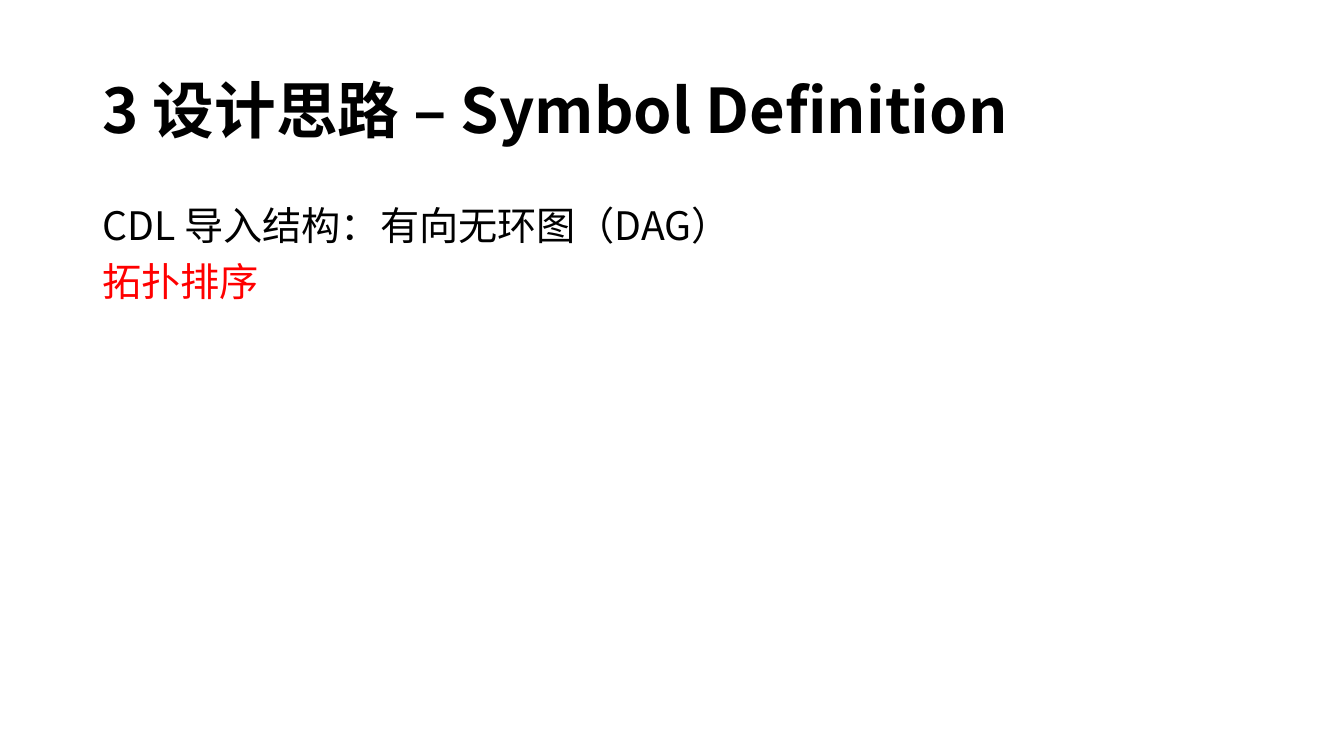
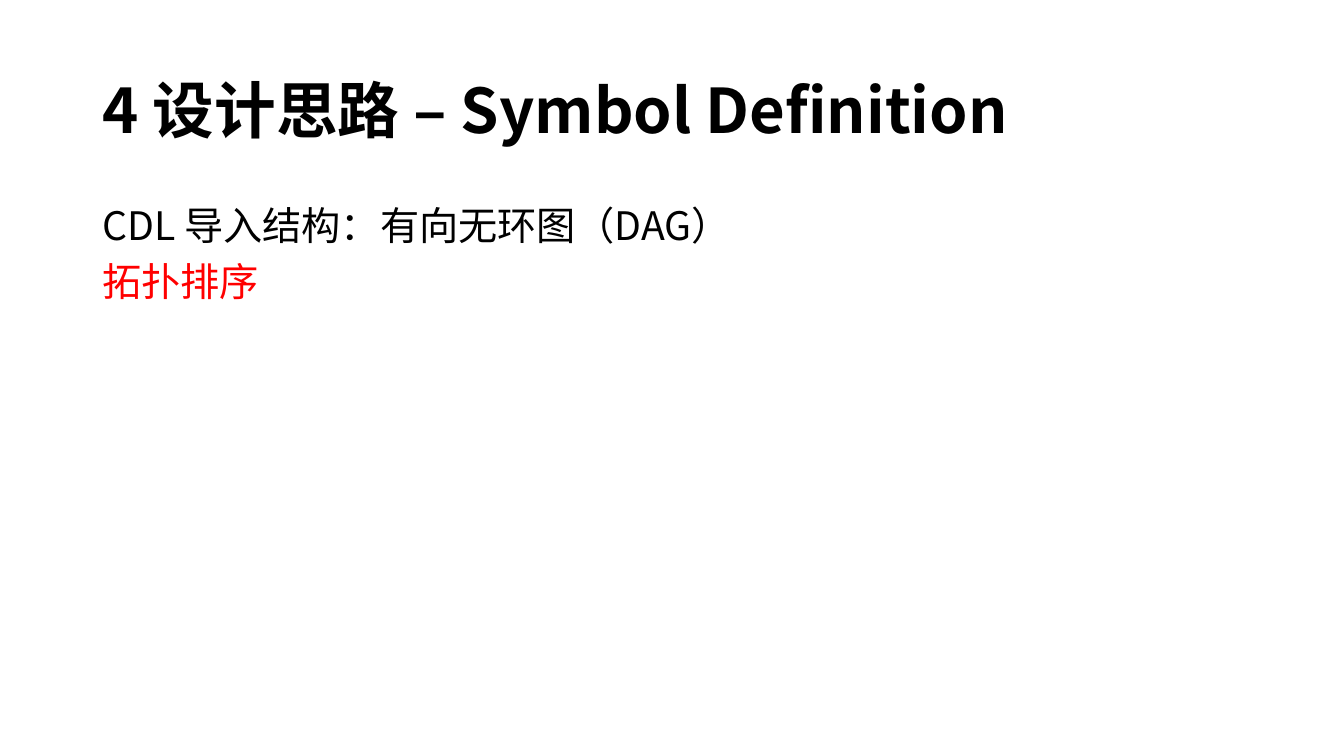
Before and after one commit to tth37/contras, a slide deck: slide 10 of doc/Contras HDL Simulator.pptx (slide 8 before the commit). Drawn at 1344x756 pixels with LibreOffice and Linux fonts; fonts in the diff are those of the drawing. Boxes give left, top, right and bottom in pixels: in the first picture for what was removed or moved away, otherwise in the second. Text is boxed around its words. In the diff, an @@ line names an element or a change of style, - is before the commit and + after.

```diff
--- a/doc/Contras HDL Simulator.pptx
+++ b/doc/Contras HDL Simulator.pptx
@@ title at (x1=102, y1=80, x2=1008, y2=147): text changed @@
-3 设计思路 – Symbol Definition
+4 设计思路 – Symbol Definition
```
Also in this commit, not shown: 9 other slides changed, 32 other files.
